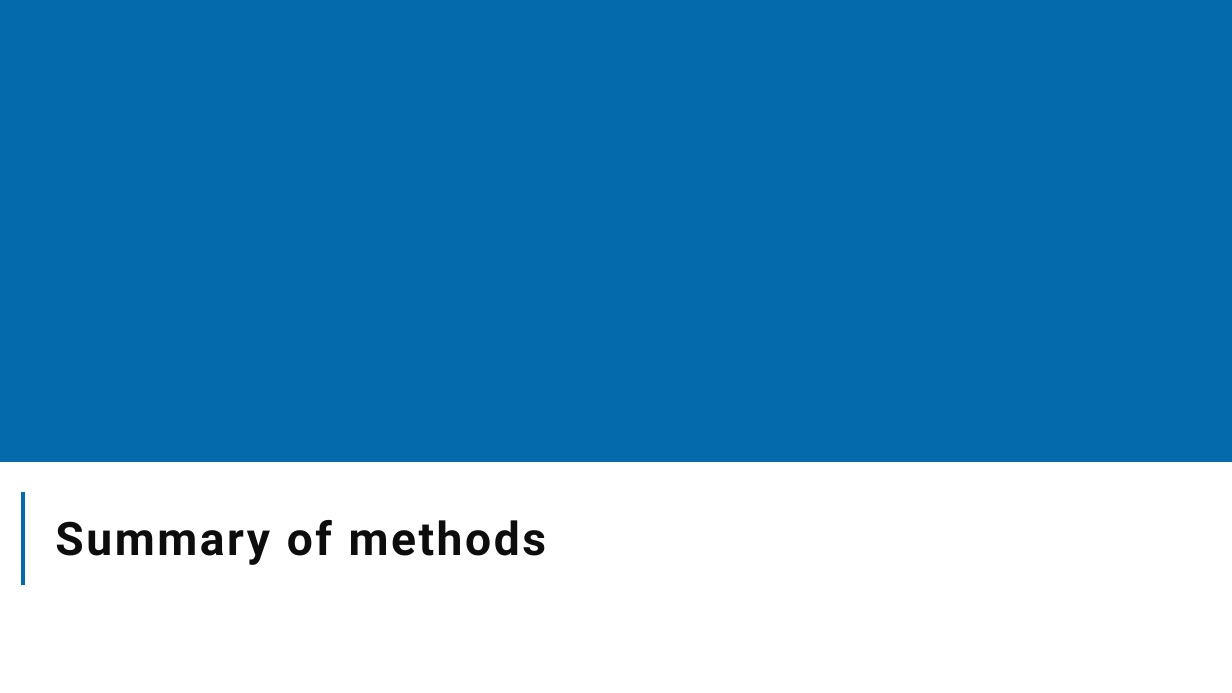
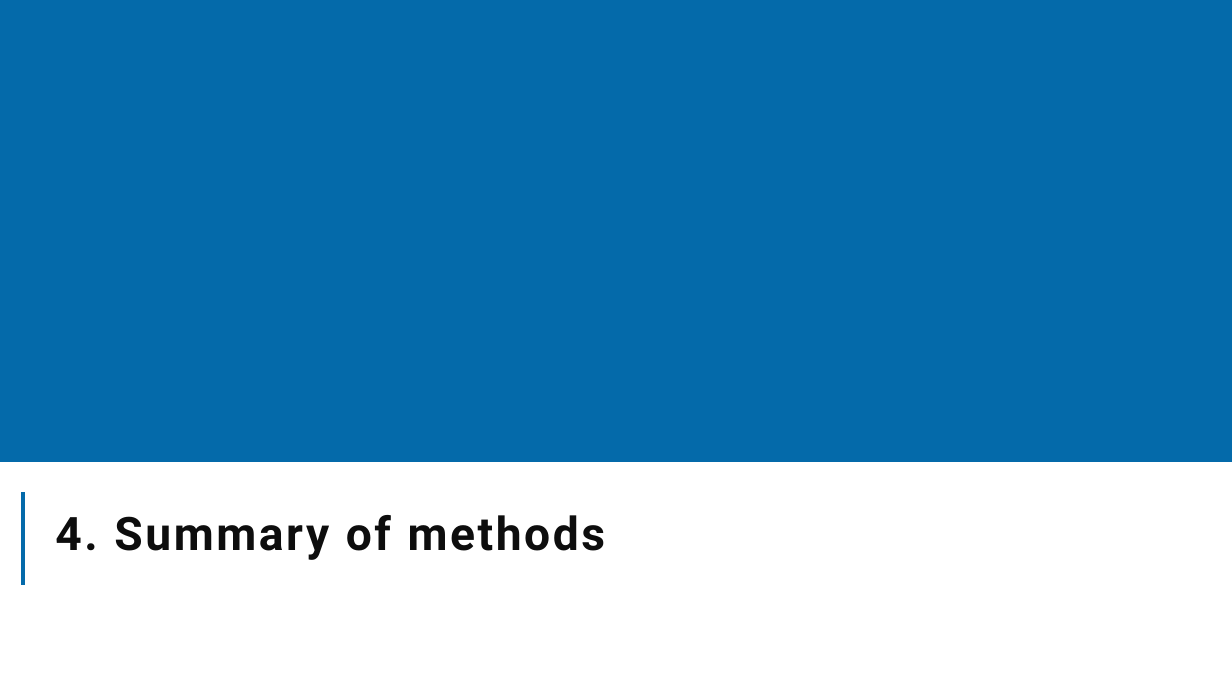
Before and after one commit to The-Strategy-Unit/nhp_sbr_impacts, a slide deck: slide 13 of NHP_SBR impacts_2024.pptx (slide 10 before the commit). Drawn at 1232x693 pixels with LibreOffice and Linux fonts; fonts in the diff are those of the drawing; background and template pictures are left out. Boxes give left, top, right and bottom in pixels: in the first picture for what was removed or moved away, otherwise in the second. Text is boxed around its words. In the diff, an @@ line names an element or a change of style, - is before the commit and + after.

Commit message:
Added summary results sections to qmd/pptx output. Minor tweaks to template layout. Latest render aded.
Unknown changes (accidental space?) to causal impact script :-).

```diff
--- a/NHP_SBR impacts_2024.pptx
+++ b/NHP_SBR impacts_2024.pptx
@@ title at <box>55,515,606,560</box>: text changed @@
-Summary of methods
+4. Summary of methods
```
Also in this commit, not shown: 13 other slides changed, 17 slides added, 3 other files.
